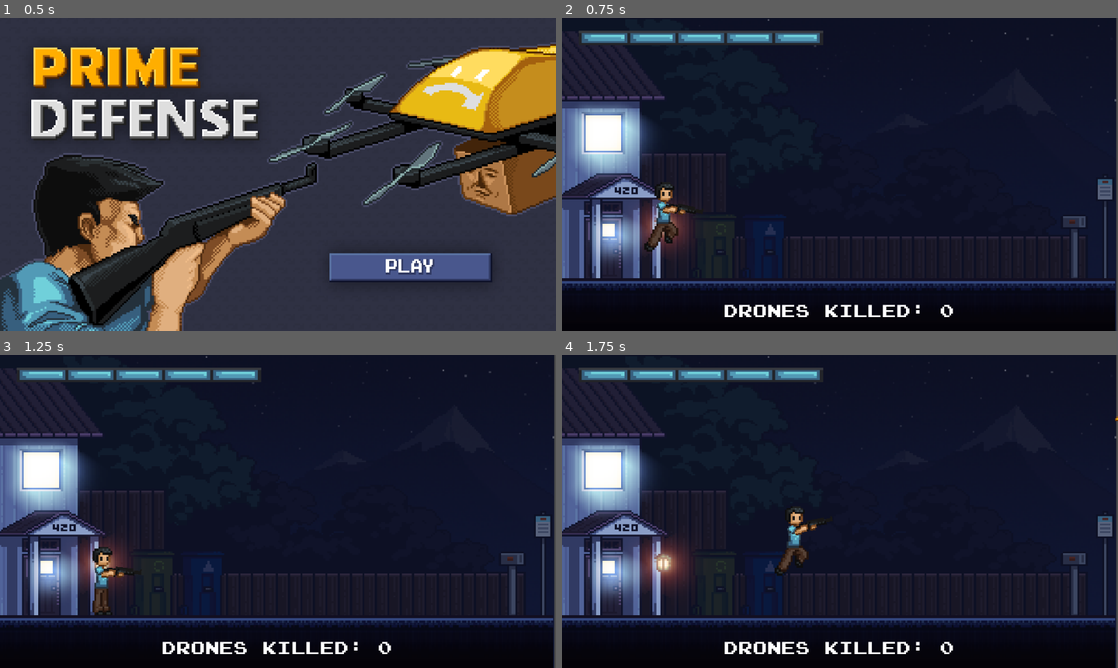
Above: before the commit, frames 1-4 (two rows, left to right).
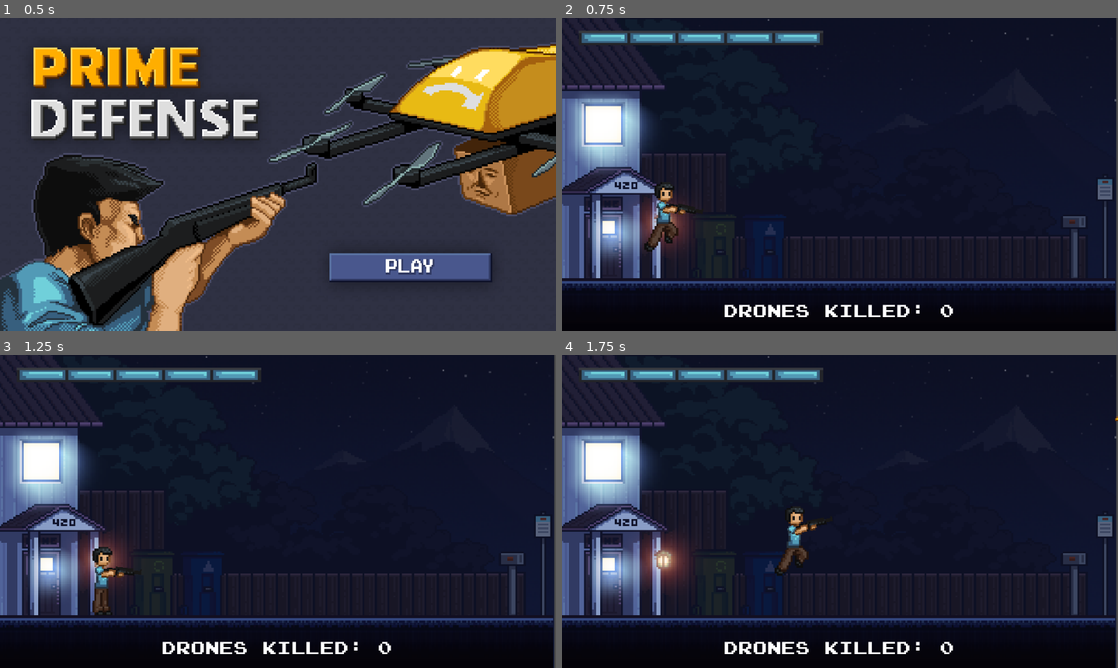
Above: after the commit, the same moments.

Repository: revanj/amazon-defense
Game: Godot game, scene res://TitleScene.tscn
The game is run twice, just before and just after one commit, with the same random seed, the same clock (stepped at 60 frames per second) and the same inputs. Sound files missing from this copy of the repository are replaced by a short silence.
Inputs (mouse positions are in pixels of both pictures, inside the frame that each line leads up to):
- Up to frame 1 (0.5 s): no input
- Up to frame 2 (0.75 s): click (973, 268) at 0.5 s
- Up to frame 3 (1.25 s): no input
- Up to frame 4 (1.75 s): tap Enter at 1.25 s; move the mouse to (962, 495) at 1.27 s; hold D (right) from 1.28 s (still down); click (962, 495) at 1.35 s; tap Space (jump) at 1.52 s

Frame 1 is identical in both runs. In frame 2, 3.3% of the frame differs, in the area x 0-20%, y 21-82%; in frame 3, 3.3%; in frame 4, 3.5%.

Commit message:
make house taller add invincibility

Diff:
--- a/DroneSpawner.gd
+++ b/DroneSpawner.gd
@@ -53,7 +53,7 @@
 	var drone_bottom_height = 42
 	var max_amp =(
 			(bottom - drone_bottom_height) - (top + drone_top_height)
-		) / 2 * 0.8 # taking up the entire lane seems excessvie
+		) / 2.0 * 0.8 # taking up the entire lane seems excessvie
 	var min_amp = 20
 	var min_drone_speed = 150
 	var max_drone_speed = 230
@@ -79,7 +79,7 @@
 	while true:
 		var base_spawn_time = 3
 		send_cart()
-		var time_to_wait = base_spawn_time / (1 + 1 / 100 * time_elapsed) * randf_range(0.9,1.1)
+		var time_to_wait = base_spawn_time / (1.0 + 1.0 / 100.0 * time_elapsed) * randf_range(0.9,1.1)
 		await get_tree().create_timer(time_to_wait).timeout
 
 func send_cart():
--- a/EndScene.gd
+++ b/EndScene.gd
@@ -8,9 +8,11 @@
 
 
 func _on_retry_button_pressed():
+	ScoreKeeper.score = 0
 	get_tree().change_scene_to_file("res://GameScene.tscn")
 
 
 
 func _on_main_menu_button_pressed():
+	ScoreKeeper.score = 0
 	get_tree().change_scene_to_file("res://TitleScene.tscn")
--- a/EndScene.tscn
+++ b/EndScene.tscn
@@ -4,12 +4,12 @@
 [ext_resource type="Script" path="res://EndScene.gd" id="2_t1eep"]
 [ext_resource type="FontFile" uid="uid://csjgvwmrc1vpn" path="res://Art/font/joystix monospace.otf" id="3_a2t1c"]
 [ext_resource type="Texture2D" uid="uid://dc8sreihj38bo" path="res://Art/buttons/button_restart_default.png" id="3_nrce8"]
-[ext_resource type="AudioStream" uid="uid://bdi4e1oj3ytf3" path="res://Sounds/lose.wav" id="3_shtp3"]
 [ext_resource type="Texture2D" uid="uid://kcj8dok435w0" path="res://Art/buttons/button_restart_click.png" id="4_wb3ho"]
 [ext_resource type="Texture2D" uid="uid://crgo3d84yojwy" path="res://Art/buttons/button_restart_hover.png" id="5_ygol3"]
 [ext_resource type="Texture2D" uid="uid://bxu2x86rguwqh" path="res://Art/buttons/button_menu_default.png" id="6_46bg2"]
 [ext_resource type="Texture2D" uid="uid://7g38gt527sot" path="res://Art/buttons/button_menu_click.png" id="7_vxb8m"]
 [ext_resource type="Texture2D" uid="uid://inpcqfcvbbnh" path="res://Art/buttons/button_menu_hover.png" id="8_tw83d"]
+[ext_resource type="AudioStream" uid="uid://cs8sn2u88w761" path="res://Sounds/amazon_defender_death_noise_for_revan_final.wav" id="10_iyp1v"]
 
 [node name="EndScene" type="TextureRect"]
 texture_filter = 1
@@ -62,7 +62,7 @@
 horizontal_alignment = 1
 
 [node name="AudioStreamPlayer" type="AudioStreamPlayer" parent="."]
-stream = ExtResource("3_shtp3")
+stream = ExtResource("10_iyp1v")
 volume_db = -10.0
 autoplay = true
 
--- a/GameScene.tscn
+++ b/GameScene.tscn
@@ -104,8 +104,8 @@
 
 [node name="House2" type="Sprite2D" parent="House"]
 texture_filter = 1
-position = Vector2(70.8106, 109.616)
-scale = Vector2(3.57692, 3.02113)
+position = Vector2(70.8106, 97.0581)
+scale = Vector2(3.57692, 3.198)
 texture = ExtResource("5_aa7wd")
 
 [node name="CharacterBody2D" parent="." instance=ExtResource("1_wrjia")]
--- a/Prefabs/Bullet.tscn
+++ b/Prefabs/Bullet.tscn
@@ -17,5 +17,23 @@
 texture_filter = 1
 texture = ExtResource("2_liu8h")
 
+[node name="CPUParticles2D" type="CPUParticles2D" parent="."]
+position = Vector2(10, 0)
+emitting = false
+lifetime = 0.15
+one_shot = true
+explosiveness = 0.9
+local_coords = true
+emission_shape = 1
+emission_sphere_radius = 1.0
+direction = Vector2(-10, 0)
+spread = 20.0
+gravity = Vector2(0, 0)
+initial_velocity_min = 111.98
+initial_velocity_max = 249.7
+scale_amount_min = 0.8
+scale_amount_max = 1.2
+color = Color(10, 8.7, 4.7, 1)
+
 [connection signal="area_entered" from="." to="." method="on_area_entered"]
 [connection signal="body_entered" from="." to="." method="_on_body_entered"]
--- a/Prefabs/Cart.gd
+++ b/Prefabs/Cart.gd
@@ -52,14 +52,15 @@
 	if !moving:
 		return
 	$CollisionSoundASP.play()
+	$Area2D.queue_free()
+	$Top.queue_free()
+	$CollisionShape2D.queue_free()
 	moving = false
 	house_death_anim.modulate.a = 1.0
 	house_death_anim.play("default")
 	while true:
 		if house_death_anim.frame == 1:
-			$AnimatedSprite2D.visible = false
-			$Area2D.visible = false
-			$Top.visible = false
+			$AnimatedSprite2D.queue_free()
 			break
 		else:
 			await house_death_anim.frame_changed
@@ -70,6 +71,8 @@
 
 func on_top_body_entered(body):
 	if body.is_in_group("player"):
+		if !moving:
+			return
 		body.velocity.y = -500
 		die()
 
--- a/Prefabs/Cart.tscn
+++ b/Prefabs/Cart.tscn
@@ -86,7 +86,7 @@
 stream_0/stream = ExtResource("13_siveh")
 stream_0/weight = 1.0
 
-[node name="Cart" type="Area2D" groups=["enemy"]]
+[node name="Cart" type="Area2D" groups=["cart", "enemy"]]
 scale = Vector2(0.84, 0.8)
 script = ExtResource("1_k4s48")
 
--- a/Prefabs/DropExplosionArea.gd
+++ b/Prefabs/DropExplosionArea.gd
@@ -8,9 +8,16 @@
 		body.get_hurt()
 
 
+
+
 func on_animated_sprite_2d_frame_changed():
 	if $AnimatedSprite2D.frame == 4:
 		$CollisionShape2D.queue_free()
 		$AnimatedSprite2D.queue_free()
 		await $AudioStreamPlayer2D.finished
 		queue_free()
+
+
+func _on_area_entered(area):
+	if area.is_in_group("cart"):
+		area.die()
--- a/Prefabs/DropExplosionArea.tscn
+++ b/Prefabs/DropExplosionArea.tscn
@@ -60,5 +60,6 @@
 volume_db = 2.0
 pitch_scale = 0.8
 
+[connection signal="area_entered" from="." to="." method="_on_area_entered"]
 [connection signal="body_entered" from="." to="." method="on_body_entered"]
 [connection signal="frame_changed" from="AnimatedSprite2D" to="." method="on_animated_sprite_2d_frame_changed"]
--- a/Prefabs/Player.tscn
+++ b/Prefabs/Player.tscn
@@ -4,7 +4,7 @@
 [ext_resource type="SpriteFrames" uid="uid://dn0sprsw0c560" path="res://Art/player_sprite_frames.tres" id="2_girq4"]
 [ext_resource type="Texture2D" uid="uid://dlfeoy5al4kls" path="res://Art/player/player_idle/player_arms.png" id="3_q7egf"]
 [ext_resource type="Texture2D" uid="uid://bjysbp3qw5wcv" path="res://Art/player/weapon_rifle.png" id="4_py2ea"]
-[ext_resource type="AudioStream" uid="uid://bgue8wf1aso2l" path="res://Sounds/mixkit-game-gun-shot-1662.mp3" id="5_7uuer"]
+[ext_resource type="AudioStream" uid="uid://u4qn5totm2oj" path="res://Sounds/mixkit-game-gun-shot-1662.wav" id="5_o7t68"]
 [ext_resource type="AudioStream" uid="uid://bhshad78ui2hx" path="res://Sounds/player_hurt.wav" id="6_3g7ny"]
 [ext_resource type="Script" path="res://Scripts/Polyphony.gd" id="6_04efn"]
 
@@ -14,7 +14,7 @@
 
 [sub_resource type="AudioStreamRandomizer" id="AudioStreamRandomizer_7k1f0"]
 streams_count = 1
-stream_0/stream = ExtResource("5_7uuer")
+stream_0/stream = ExtResource("5_o7t68")
 stream_0/weight = 1.0
 
 [sub_resource type="AudioStreamRandomizer" id="AudioStreamRandomizer_yy4s7"]
--- a/Prefabs/Shield.gd
+++ b/Prefabs/Shield.gd
@@ -5,7 +5,15 @@
 func on_area_entered(area):
 	if area.is_in_group("bullet"):
 		var bullet = area as Bullet
+		var particle = bullet.get_node("CPUParticles2D")
+		var particle_dup = particle.duplicate(DUPLICATE_USE_INSTANTIATION)
+		var part_pos = particle.global_position
+		add_child(particle_dup)
+		particle_dup.global_position = part_pos
+		particle_dup.restart()
 		bullet.direction.x = -bullet.direction.x
 		bullet.global_transform.x.x = -bullet.global_transform.x.x
 		bullet.global_transform.y.x = -bullet.global_transform.y.x
 		$ReflectASP.play(0.2)
+		await get_tree().create_timer(0.2).timeout
+		particle_dup.queue_free()
--- a/Scripts/Bookkeeper.gd
+++ b/Scripts/Bookkeeper.gd
@@ -4,13 +4,46 @@
 @export var house: Node2D
 @export var UI : CanvasLayer
 
+var can_be_hurt = true
+
 func on_enemy_entered(area):
 	if (area.is_in_group("enemy")):
 		UI.heath_dec(area.damage)
 		area.collide()
+		if !can_be_hurt:
+			return
+		can_be_hurt = false
+		var house = get_node("../House/House2")
+		var tween = get_tree().create_tween()
+		var target_color = Color(1,0.57,0.57)
+		tween.tween_property(house, "modulate", target_color, 0.1)
+		tween.tween_property(house, "modulate", Color.WHITE, 0.1)
+		tween.tween_property(house, "modulate", target_color, 0.1)
+		tween.tween_property(house, "modulate", Color.WHITE, 0.1)
+		tween.tween_property(house, "modulate", target_color, 0.1)
+		tween.tween_property(house, "modulate", Color.WHITE, 0.1)
+		tween.tween_property(house, "modulate", target_color, 0.1)
+		tween.tween_property(house, "modulate", Color.WHITE, 0.1)
+		tween.tween_callback(func(): can_be_hurt = true)
 
 
 func on_area_2d_body_entered(body):
 	if (body.is_in_group("enemy")):
+
 		UI.heath_dec(body.damage)
 		body.collide()
+		if !can_be_hurt:
+			return
+		can_be_hurt = false
+		var house = get_node("../House/House2")
+		var tween = get_tree().create_tween()
+		var target_color = Color(1,0.57,0.57)
+		tween.tween_property(house, "modulate", target_color, 0.1)
+		tween.tween_property(house, "modulate", Color.WHITE, 0.1)
+		tween.tween_property(house, "modulate", target_color, 0.1)
+		tween.tween_property(house, "modulate", Color.WHITE, 0.1)
+		tween.tween_property(house, "modulate", target_color, 0.1)
+		tween.tween_property(house, "modulate", Color.WHITE, 0.1)
+		tween.tween_property(house, "modulate", target_color, 0.1)
+		tween.tween_property(house, "modulate", Color.WHITE, 0.1)
+		tween.tween_callback(func(): can_be_hurt = true)
--- a/Scripts/Bullet.gd
+++ b/Scripts/Bullet.gd
@@ -3,21 +3,41 @@
 var direction = Vector2.ZERO
 var speed = 1000
 var damage = 1
+var moving = true
 
 func _ready():
 	set_as_top_level(true)
 
 func _physics_process(delta):
+	if !moving:
+		return
 	global_position += direction * speed * delta
 
 
 func on_area_entered(area):
 	if area.is_in_group("enemy"):
+		moving = false
 		area.hurt(damage)
+		$CollisionShape2D.queue_free()
+		$Sprite2D.visible = false
+		$CPUParticles2D.restart()
+		await get_tree().create_timer(0.2).timeout
 		queue_free()
 
 
 func _on_body_entered(body):
 	if body.is_in_group("enemy"):
+		moving = false
 		body.hurt(damage)
+		$CollisionShape2D.queue_free()
+		$Sprite2D.visible = false
+		$CPUParticles2D.restart()
+		await get_tree().create_timer(0.2).timeout
 		queue_free()
+	if body.is_in_group("floor"):
+		moving = false
+		$CollisionShape2D.queue_free()
+		$Sprite2D.visible = false
+		$CPUParticles2D.restart()
+		await get_tree().create_timer(0.2).timeout
+		queue_free()
--- a/Scripts/Player.gd
+++ b/Scripts/Player.gd
@@ -17,16 +17,21 @@
 
 var is_hurting = false
 var can_be_hurt = true
+var hurt_stun = false
 
-# Called when the node enters the scene tree for the first time.
-func _ready():
-	pass
+var can_shoot = true
+
+func shoot_maintainer():
+	can_shoot = false
+	await get_tree().create_timer(0.15).timeout
+	can_shoot = true
 
 # Called every frame. 'delta' is the elapsed time since the previous frame.
 func _process(_delta):
 	# the player is only allowed to fire when they are not hurt
 	# i.e. when the player can be hurt
-	if (Input.is_action_just_pressed("fire") && can_be_hurt):
+	if (Input.is_action_just_pressed("fire") && !hurt_stun && can_shoot):
+		shoot_maintainer()
 		$GunshotASP2D.play_poly()
 		var bullet_inst = bullet.instantiate()
 		bullet_inst.global_position = gun_anchor.global_position
@@ -43,10 +48,10 @@
 	if Input.is_action_pressed("right"):
 		input_dir += 1
 
-	if !can_be_hurt:
+	if hurt_stun:
 		input_dir = 0
 
-	if !can_be_hurt:
+	if hurt_stun:
 		animated_sprite.play("hurt")
 	else:
 		if !is_on_floor():
@@ -64,7 +69,7 @@
 	else:
 		animated_sprite.speed_scale = -1
 
-	if can_be_hurt:
+	if !hurt_stun:
 		animated_sprite.flip_h = !(facing_dir == 1)
 		gun_anchor.position = Vector2(
 			anchor_start_pos.x * facing_dir,
@@ -77,7 +82,7 @@
 	if is_on_floor() && velocity.y > 0:
 		velocity.y = 0
 
-	if can_be_hurt:
+	if !hurt_stun:
 		velocity.x =  input_dir * walk_speed
 	else:
 		velocity.x = 0
@@ -86,7 +91,7 @@
 	if velocity.y > max_fall_speed:
 		velocity.y = max_fall_speed
 
-	if !can_be_hurt:
+	if hurt_stun:
 		velocity.y = 0
 
 	move_and_slide()
@@ -96,13 +101,17 @@
 		return
 	$HurtSound.play()
 	can_be_hurt = false
+	hurt_stun = true
+
+	await get_tree().create_timer(0.6).timeout
+
+	hurt_stun = false
+
 	var tween = get_tree().create_tween()
-	tween.tween_property(self, "modulate", Color.RED, 0.1)
-	tween.tween_property(self, "modulate", Color.WHITE, 0.1)
-	tween.tween_property(self, "modulate", Color.RED, 0.1)
-	tween.tween_property(self, "modulate", Color.WHITE, 0.1)
-	tween.tween_property(self, "modulate", Color.RED, 0.1)
-	tween.tween_property(self, "modulate", Color.WHITE, 0.1)
-	tween.tween_property(self, "modulate", Color.RED, 0.1)
-	tween.tween_property(self, "modulate", Color.WHITE, 0.1)
+	var gap_time = 0.08
+	var loop_count = 5
+	for i in range(loop_count):
+		tween.tween_property(self, "modulate", Color.TRANSPARENT, gap_time)
+		tween.tween_property(self, "modulate", Color.WHITE, gap_time)
+
 	tween.tween_callback(func(): can_be_hurt = true)
--- a/project.godot
+++ b/project.godot
@@ -60,6 +60,7 @@
 
 [rendering]
 
+renderer/rendering_method="gl_compatibility"
 renderer/rendering_method.mobile="gl_compatibility"
 textures/vram_compression/import_s3tc_bptc=false
 textures/canvas_textures/default_texture_filter=0
Binary file added: Art/effects/bullet_particle.png
Not shown, added: Art/effects/bullet_particle.png.import
Not shown, added: Sounds/amazon_defender_death_noise_for_revan_final.wav.import
Not shown, added: Sounds/amazon_defender_death_noise_for_revan_test_1.mp3.import
Not shown, added: Sounds/amazon_defender_death_noise_for_revan_test_2.mp3.import
Not shown, added: Sounds/mixkit-game-gun-shot-1662.wav.import
Not shown, added: Sounds/amazon_defender_death_noise_for_revan_final.wav
Not shown, added: Sounds/amazon_defender_death_noise_for_revan_test_1.mp3
Not shown, added: Sounds/amazon_defender_death_noise_for_revan_test_2.mp3
Not shown, added: Sounds/mixkit-game-gun-shot-1662.wav
